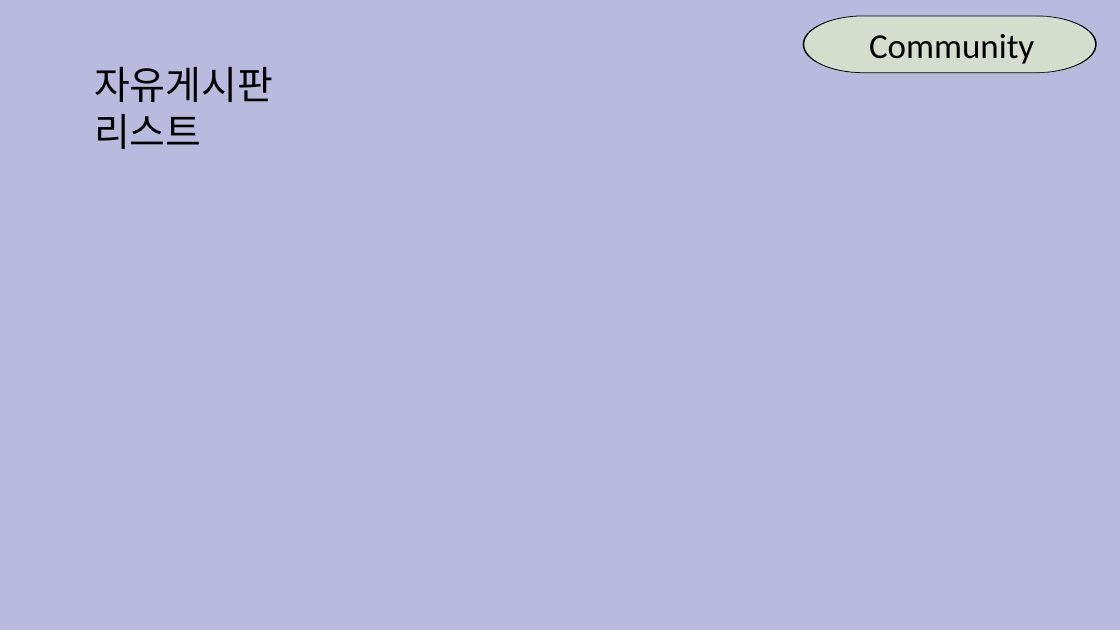
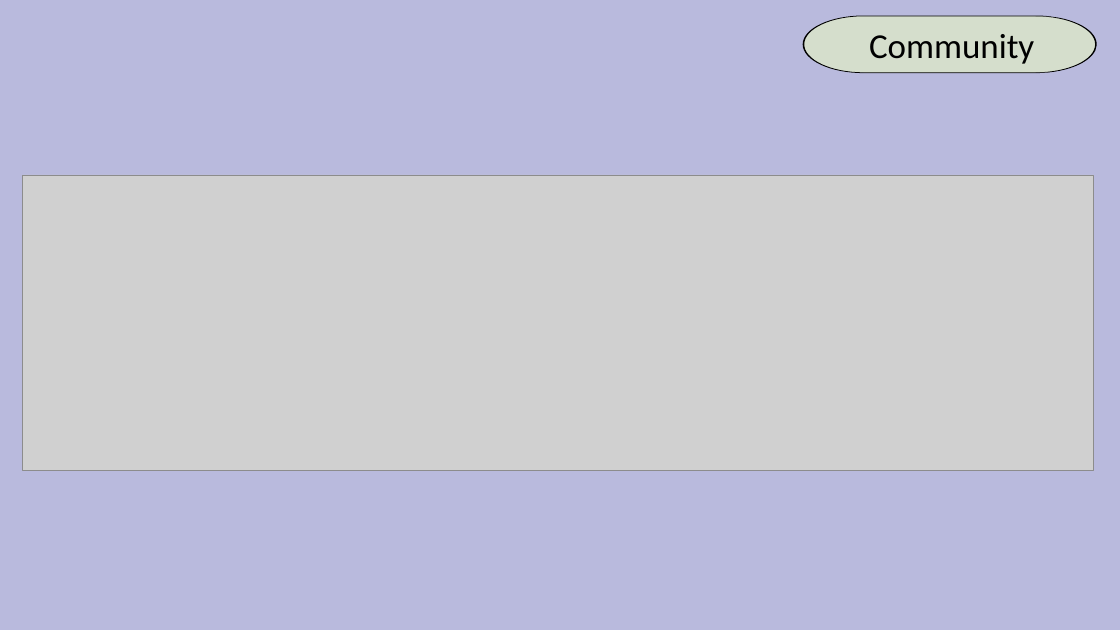
Before and after one commit to a184562/FinalProject, a slide deck: slide 14 of finalproject.pptx (slide 15 before the commit). Drawn at 1120x630 pixels with LibreOffice and Linux fonts; fonts in the diff are those of the drawing; grey boxes stand for pictures. Boxes give left, top, right and bottom in pixels: in the first picture for what was removed or moved away, otherwise in the second. Text is boxed around its words. In the diff, an @@ line names an element or a change of style, - is before the commit and + after.

```diff
--- a/finalproject.pptx
+++ b/finalproject.pptx
@@ text removed at bbox=[94, 67, 273, 149] @@
-자유게시판 리스트
@@ picture added at bbox=[23, 175, 1094, 470] @@
```
Also in this commit, not shown: 9 other slides changed, 2 slides added, 4 slides removed, 1 other file.
